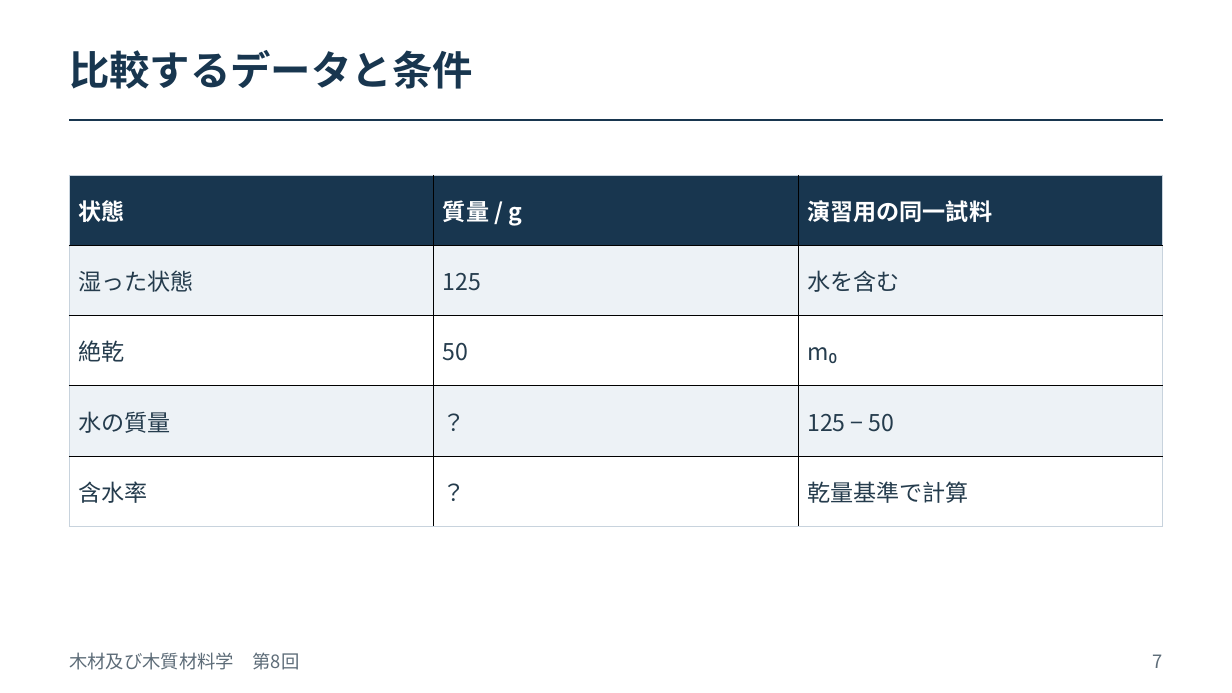
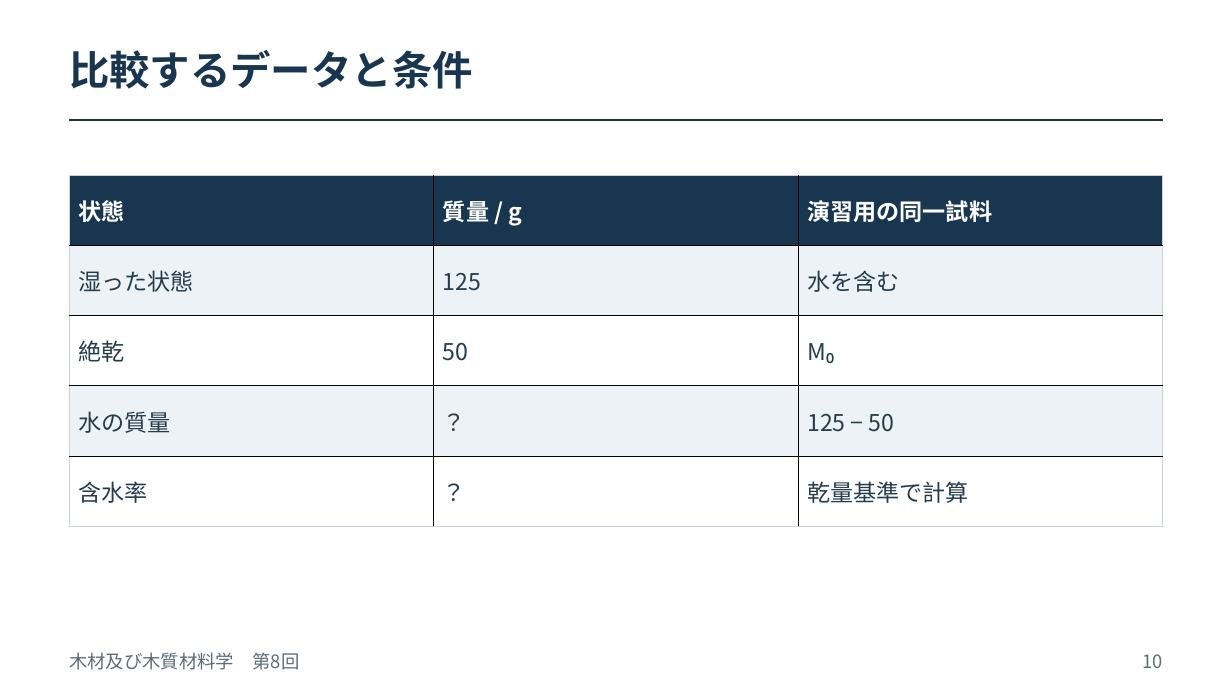
Before and after one commit to zooc-14calbp/wood-science-course, a slide deck: slide 10 of 第08回/08_木材と水.pptx (slide 7 before the commit). Drawn at 1232x693 pixels with LibreOffice and Linux fonts; fonts in the diff are those of the drawing. Boxes give left, top, right and bottom in pixels: in the first picture for what was removed or moved away, otherwise in the second. Text is boxed around its words. In the diff, an @@ line names an element or a change of style, - is before the commit and + after.

```diff
--- a/第08回/08_木材と水.pptx
+++ b/第08回/08_木材と水.pptx
@@ table at (69,176,1162,527) @@
-row 3, column 3: m₀
+row 3, column 3: M₀
@@ text at (1142,654,1162,668): text changed @@
-7
+10
```
Also in this commit, not shown: 15 other slides changed, 4 slides added, 1 slide removed, 12 other files.
